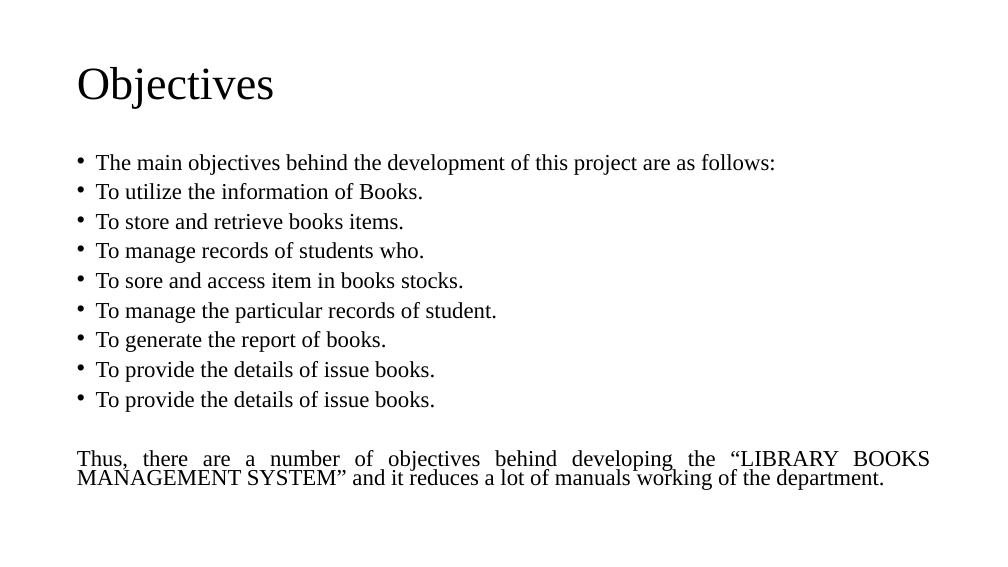
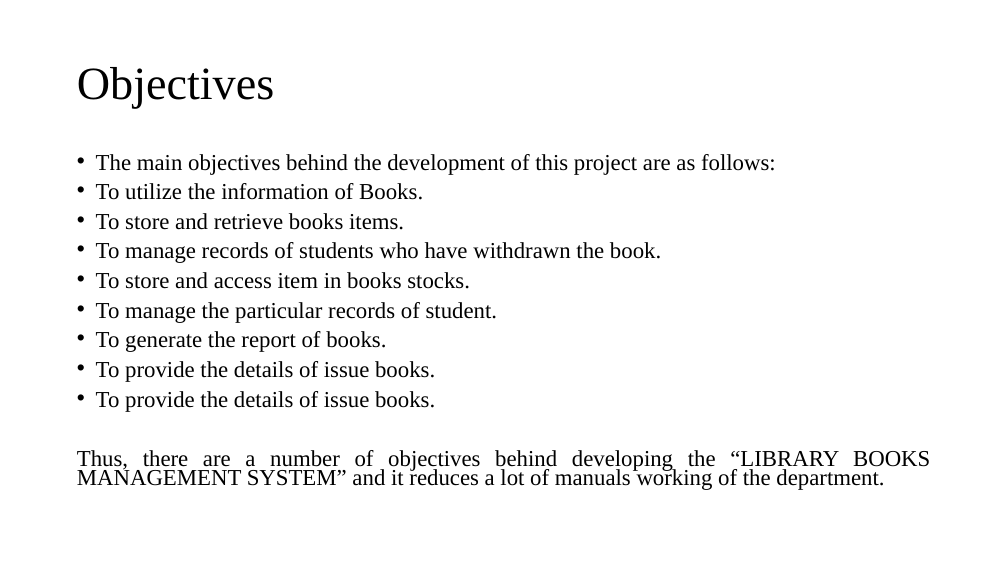
Before and after one commit to Andipstha/theFusion-Project-I, a slide deck: slide 3 of Documentation/LBMS_Presentation.pptx. Drawn at 1008x567 pixels with LibreOffice and Linux fonts; fonts in the diff are those of the drawing. Boxes give left, top, right and bottom in pixels: in the first picture for what was removed or moved away, otherwise in the second. Text is boxed around its words. In the diff, an @@ line names an element or a change of style, - is before the commit and + after.

```diff
--- a/Documentation/LBMS_Presentation.pptx
+++ b/Documentation/LBMS_Presentation.pptx
@@ text at (96,242,661,289): text changed @@
-• To manage records of students who.
-• To sore and access item in books stocks.
+• To manage records of students who have withdrawn the book.
+• To store and access item in books stocks.
```
Also in this commit, not shown: 2 other slides changed, 2 other files.
